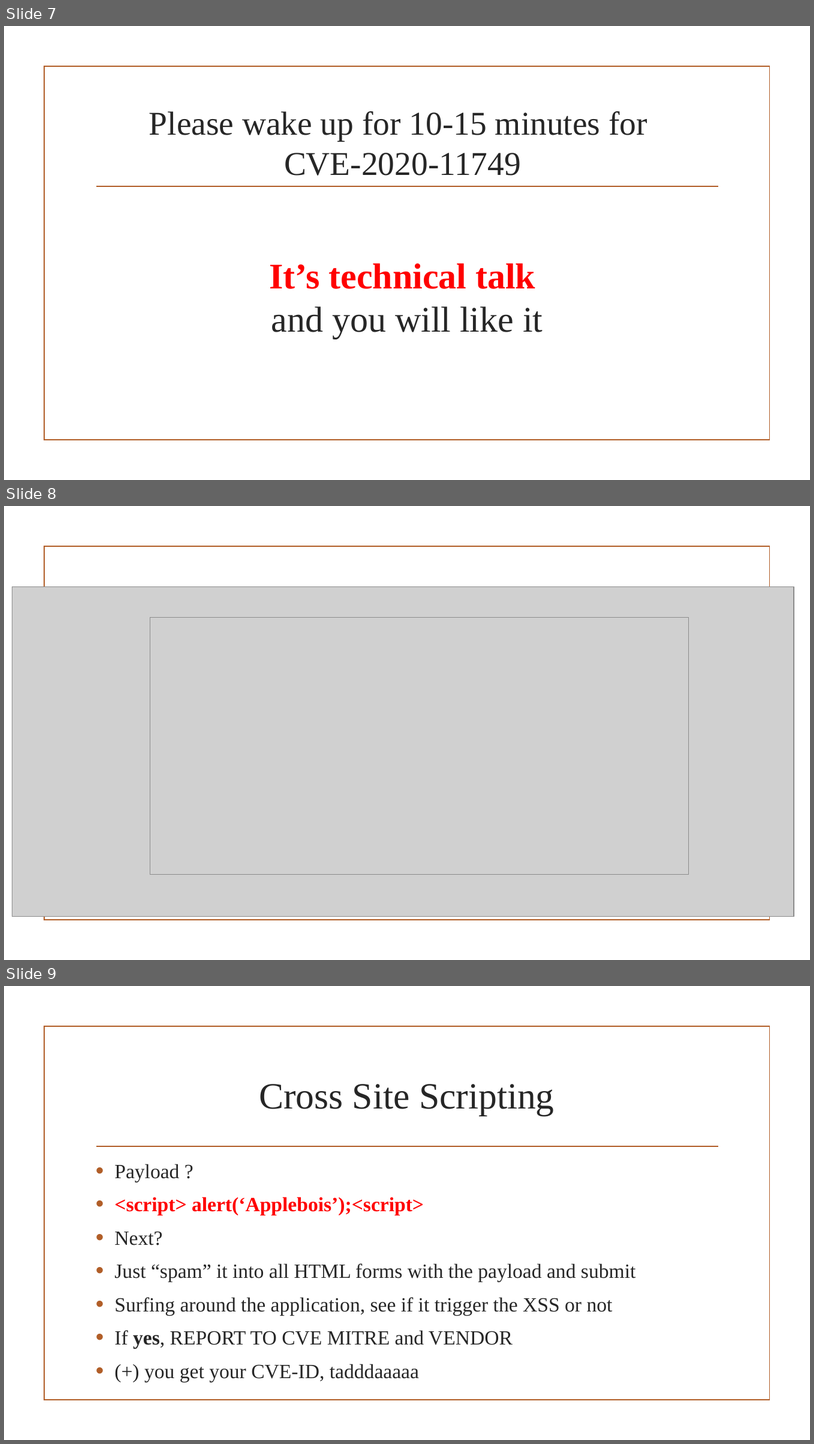
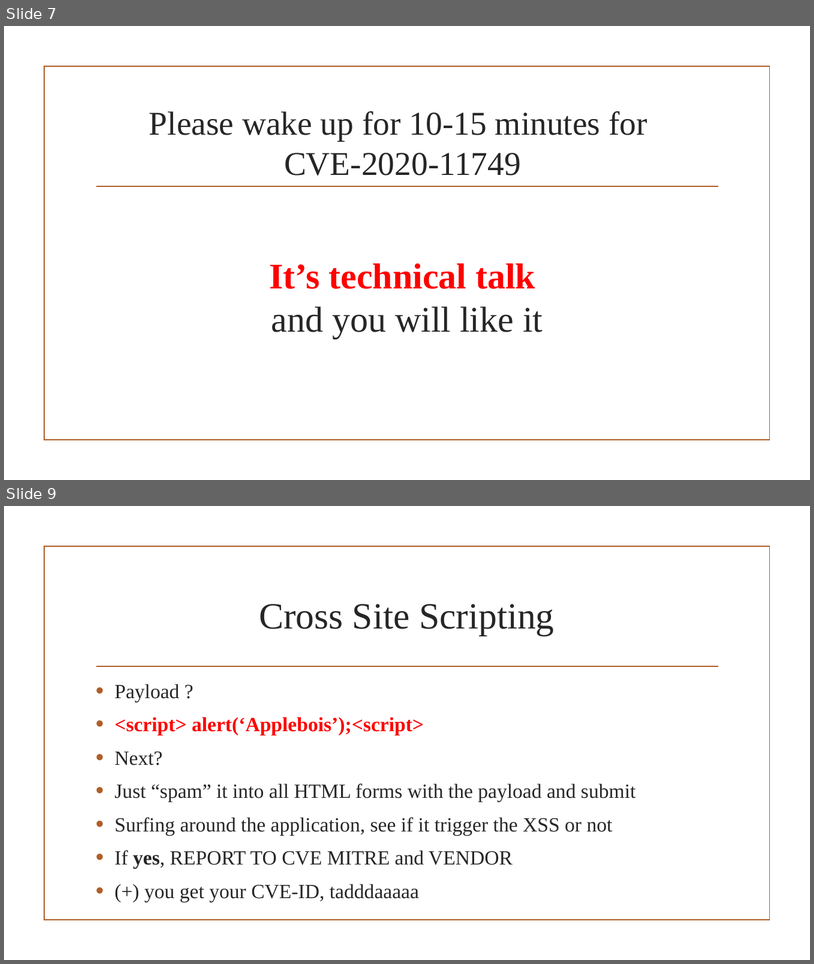
Before and after one commit to Applebois/Presentation-Slides, a slide deck: How to Hunt CVE-ID(s)/How to hunt CVE-ID(s).pptx. Shown one above the other, each under a label of ours: slides 7, 8 and 9 before the commit, slides 7 and 9 after it; the slides between them are not shown. The pictures are 814x1444 and 814x964 pixels, drawn with LibreOffice and Linux fonts; fonts in the diff are those of the drawing; grey boxes stand for pictures; background and template pictures are left out. Boxes give left, top, right and bottom in pixels: in the first picture for what was removed or moved away, otherwise in the second. Text is boxed around its words. In the diff, an @@ line names an element or a change of style, - is before the commit and + after.

```diff
--- a/How to Hunt CVE-ID(s)/How to hunt CVE-ID(s).pptx
+++ b/How to Hunt CVE-ID(s)/How to hunt CVE-ID(s).pptx
@@ slide 8 removed at (x1=4, y1=506, x2=810, y2=960), background picture (left out); not listed: 1 template element that a slide beside it also shows @@
@@ picture removed at (x1=12, y1=586, x2=795, y2=916) @@
@@ picture removed at (x1=150, y1=618, x2=689, y2=874) @@
@@ title removed at (x1=271, y1=617, x2=534, y2=618) @@
-CVE-2020-11749
```
Also in this commit, not shown: 5 slides changed, 4 slides added.
